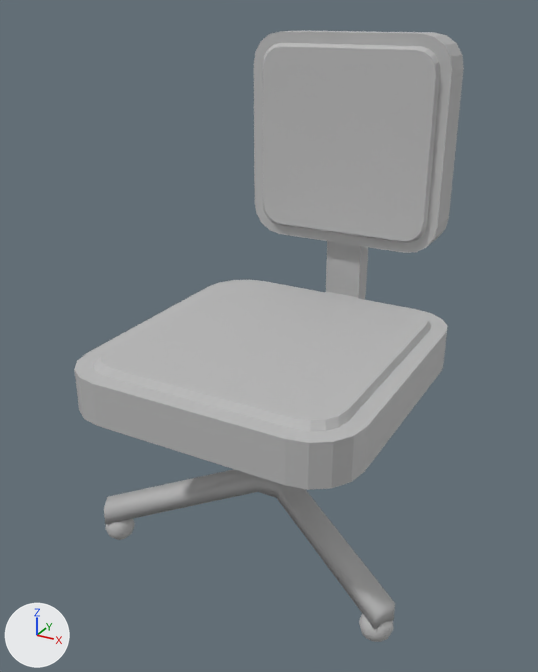
What one commit did to the Blender file Assets/Saves/Chair.blend.
Camera for both pictures: a camera (50 mm lens) standing at (0.77, -1.38, 0.76) and looking at (-0.017, 0.051, 0.045). The lights are fixed; the arrows at lower left show +X, +Y and +Z. The picture after the commit comes second.

The older version as bpy lines, for what is in view:
```python
mat_material_001 = principled_material('Material.001')
mat_material_001.base_color = (0.5, 0.5, 0.5)  # grey #bcbcbc
mat_material_002 = principled_material('Material.002')
mat_material_002.base_color = (0.5, 0.5, 0.5)  # grey #bcbcbc
me_sphere_001 = bpy.data.meshes.new('Sphere.001')
me_sphere_001.from_pydata(...)  # 239 vertices, 263 faces; spans x -0.103..0.104, y -0.17..0.01, z -0.01..0.12
me_sphere_001.polygons.foreach_set('use_smooth', [True] * 263)
me_sphere_001.materials.append(mat_material_002)  # grey #bcbcbc
me_sphere_003 = bpy.data.meshes.new('Sphere.003')
me_sphere_003.from_pydata(...)  # 184 vertices, 142 faces; spans x -0.083..0.09, y -0.104..0.118, z -0.005..0.19
me_sphere_003.materials.append(mat_material_001)  # grey #bcbcbc
ob_chairbottom = bpy.data.objects.new('ChairBottom', me_sphere_001)
ob_chairbottom.location = (0.001, 0.472, -0.5)
ob_chairbottom.scale = (3.89, 3.89, 3.89)
ob_chairtop = bpy.data.objects.new('ChairTop', me_sphere_003)
ob_chairtop.location = (0.0, 0.054, -0.032)
ob_chairtop.scale = (3.89, 3.89, 3.89)
```
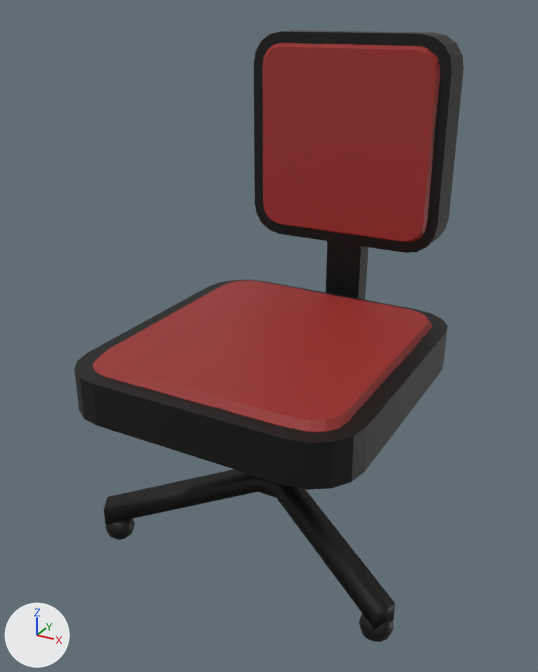
What the commit changed:
Picture 'Chair' (img_chair) is new.
In material 'Material.002' (mat_material_002), base_color is no longer (0.5, 0.5, 0.5), grey #bcbcbc.
In material 'Material.002' (mat_material_002), texture is now set to img_chair.
In material 'Material.001' (mat_material_001), base_color is no longer (0.5, 0.5, 0.5), grey #bcbcbc.
In material 'Material.001' (mat_material_001), texture is now set to img_chair.

Changed parts and their boxes (x1, y1, x2, y2) in the pictures (538 x 672 px):
'ChairTop', surface changed (darker)
    both: (74, 31, 464, 490)
'ChairBottom', surface changed (grey to black)
    both: (104, 469, 395, 642)
